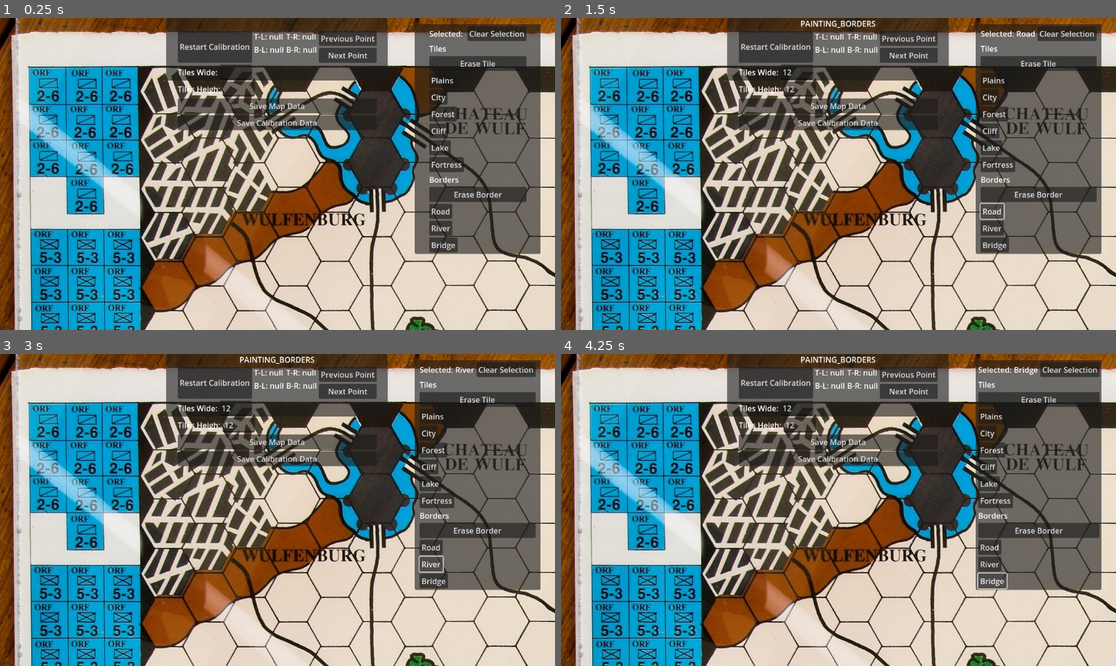
Above: before the commit, frames 1-4 (two rows, left to right).
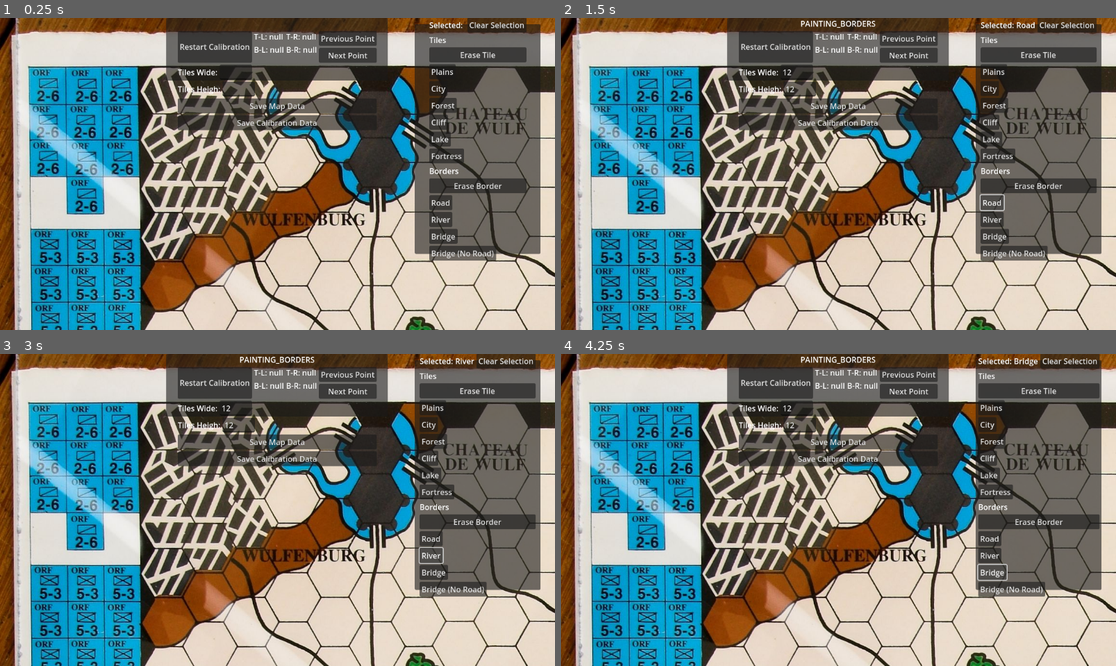
Above: after the commit, the same moments.

Repository: Jayjader/WarOfTheDukes
Game: Godot game, scene res://board_root.tscn
Two runs of this game, one before a commit and one after it. Both use one fixed random seed, a clock stepped at 60 frames per second and the inputs below.
Inputs (mouse positions are in pixels of both pictures, inside the frame that each line leads up to):
- Up to frame 1 (0.25 s): no input
- Up to frame 2 (1.5 s): click (794, 71) at 0.52 s; type "12" at 0.6 s; click (799, 89) at 0.75 s; type "12" at 0.83 s; click "Road" at 1.25 s
- Up to frame 3 (3 s): click "Road" at 2 s; click "River" at 2.75 s
- Up to frame 4 (4.25 s): click "Bridge" at 3.5 s

The runs differ from the first frame. In frame 1, 3.9% of the frame differs, in the area x 77-95%, y 0-78%; in frame 2, 4.3%; in frame 3, 4.3%; in frame 4, 4.4%, in the area x 74-98%, y 0-78%.

Commit message:
fix border drawing

Diff:
--- a/TileOverlay.gd
+++ b/TileOverlay.gd
@@ -241,7 +241,8 @@
 	Fortress=Color.BLACK,
 	Road=Color.BLACK,
 	River=Color.BLUE,
-	Bridge=Color.BLACK,
+	Bridge=Color.DIM_GRAY,
+	"Bridge (No Road)"=Color.SADDLE_BROWN,
 }
 func fill_hex(center: Vector2i, hex_size: float, kind: String, angle_offset:float=0):
 	var points = PackedVector2Array()
@@ -270,20 +271,25 @@
 		if (origin != null) and (hex_size != null):
 			for tile in tiles:
 				fill_hex(Util.hex_coords_to_pixel(tile, hex_size) + origin, hex_size, tiles[tile])
-			for border in borders:
-				var kind = borders[border]
-				var normals = Util.derive_border_normals_in_cube(Util.axial_to_cube(border))
-				var hex_above_border = Util.cube_to_axial(normals[0]) / 2
-				var hex_below_border = Util.cube_to_axial(normals[1]) / 2
-				var first_corner = Util.hex_corner_trig(Util.hex_coords_to_pixel(Vector2(border) + hex_below_border, hex_size), hex_size, 4) + origin
-				var second_corner = Util.hex_corner_trig(Util.hex_coords_to_pixel(Vector2(border) + hex_below_border, hex_size), hex_size, 5) + origin
+			for border_center in borders:
+				var kind = borders[border_center]
+				var normals = Util.derive_border_normals_in_cube(Util.axial_to_cube(border_center))
+				var hex_above_border = Util.cube_to_axial(normals[0])
+				#var hex_below_border = Util.cube_to_axial(normals[1])
+				var a_hex_touching_border = border_center + Util.cube_to_axial(normals[0]) / 2
+				var hex_index = 0
+				while hex_index < 5 and Util.cube_directions[hex_index] != normals[0]:
+					hex_index += 1
+				#var above_index = Util.cube_directions.find(Vector3i(normals[0]))
+				#var below_index = Util.cube_directions.find(Vector3i(normals[1]))
+				var first_corner = origin + Util.hex_corner_trig(Util.hex_coords_to_pixel(a_hex_touching_border, hex_size), hex_size, (hex_index+2)%6)
+				var second_corner = origin + Util.hex_corner_trig(Util.hex_coords_to_pixel(a_hex_touching_border, hex_size), hex_size, (hex_index+3)%6)
 				draw_line(first_corner, second_corner, colors[kind], 10)
 				#var start_hex_corner = Util.hex_corner_trig()
 				#if kind == "bridge":
 				#	draw_line(Util.hex_coords_to_pixel(border, hex_size) + origin, hex_size, borders[border], 16)
 			if hovered != null:
 				var nearest_in_axial = nearest_hex_in_axial(hovered, origin, hex_size)
-				var nearest_in_cube = Util.axial_to_cube(nearest_in_axial)
 				var nearest = Util.hex_coords_to_pixel(nearest_in_axial, hex_size) + origin
 				var is_origin = nearest_in_axial == Vector2i(0, 0)
 				if state.mode == UIMode.PAINTING_BORDERS:
--- a/board_root.tscn
+++ b/board_root.tscn
@@ -136,7 +136,7 @@
 offset_bottom = 490.0
 script = ExtResource("5_qxi0c")
 items = Array[String](["Plains", "City", "Forest", "Cliff", "Lake", "Fortress"])
-borders = Array[String](["Road", "River", "Bridge"])
+borders = Array[String](["Road", "River", "Bridge", "Bridge (No Road)"])
 
 [node name="Items" type="VBoxContainer" parent="UIRoot/Palette"]
 layout_mode = 1
